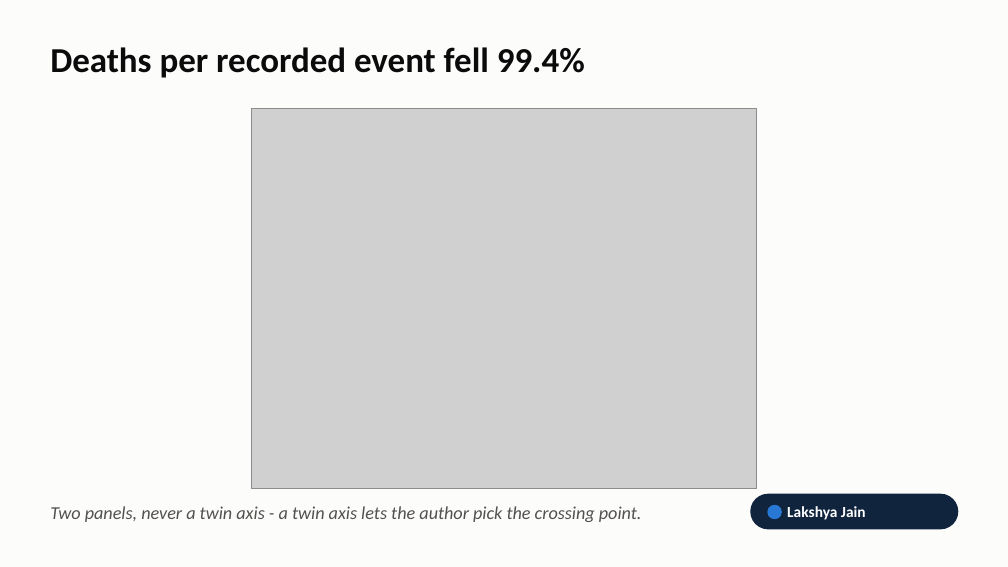
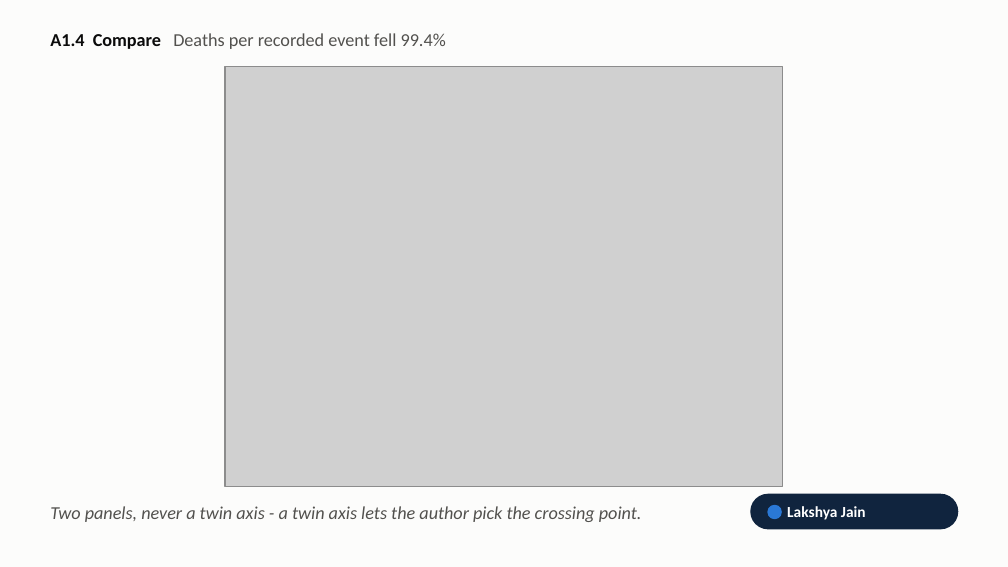
Before and after one commit to kalpitphogat/Dv_Assignment_1, a slide deck: slide 7 of slides/DAS732_A1_Video_Demo.pptx. Drawn at 1008x567 pixels with LibreOffice and Linux fonts; fonts in the diff are those of the drawing; grey boxes stand for pictures. Boxes give left, top, right and bottom in pixels: in the first picture for what was removed or moved away, otherwise in the second. Text is boxed around its words. In the diff, an @@ line names an element or a change of style, - is before the commit and + after.

```diff
--- a/slides/DAS732_A1_Video_Demo.pptx
+++ b/slides/DAS732_A1_Video_Demo.pptx
@@ text at (50, 33, 446, 49): text changed; size 25 to 13 pt; text colour #0B0B0B to #52514E; bold off @@
-Deaths per recorded event fell 99.4%
+A1.4 Compare Deaths per recorded event fell 99.4%
@@ picture: place and size @@
-picture at (252, 109, 756, 489)
+picture at (225, 67, 782, 487)
```
Also in this commit, not shown: 11 other slides changed, 24 other files.
